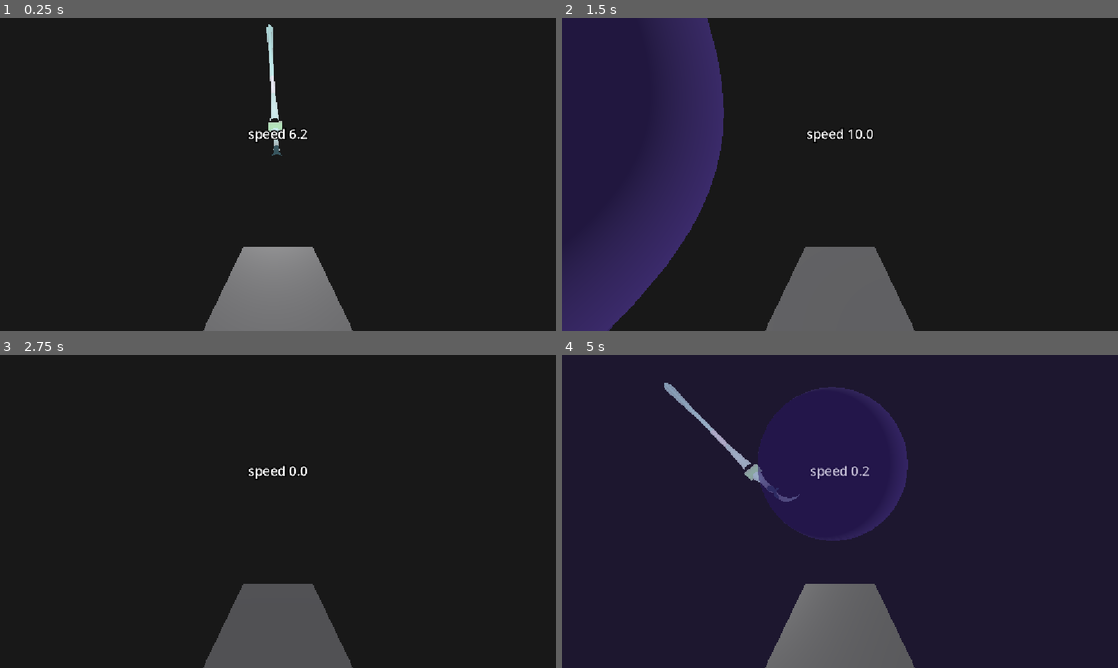
Above: before the commit, frames 1-4 (two rows, left to right).
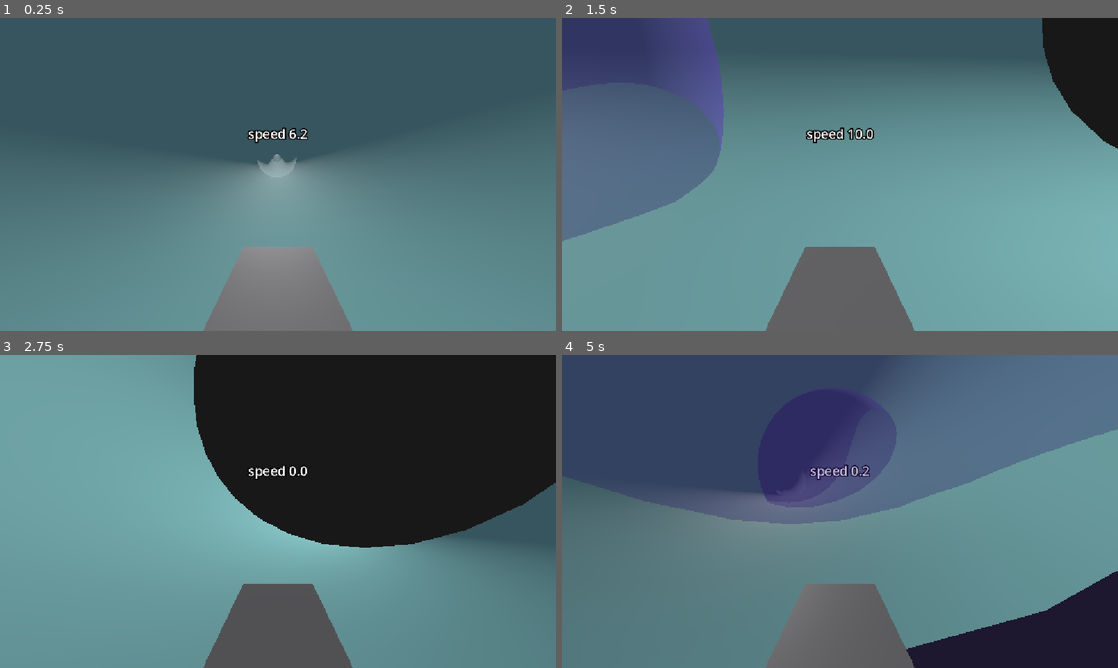
Above: after the commit, the same moments.

Repository: eternaldensity/pipe-survivor
Game: Godot game, scene res://main.tscn
The game is run twice, just before and just after one commit, with the same random seed, the same clock (stepped at 60 frames per second) and the same inputs.
Inputs:
- Up to frame 1 (0.25 s): no input
- Up to frame 2 (1.5 s): tap Enter (ui_accept) at 0.5, 0.77 s; hold Right (ui_right) 0.53-1.28 s; hold 1 0.53-1.28 s; hold Down (ui_down) from 1.28 s (still down); tap 2 at 1.35 s
- Up to frame 3 (2.75 s): tap Enter (ui_accept) at 1.52 s; release Down (ui_down) at 2.03 s; hold Right (ui_right) from 2.03 s (still down); hold 3 from 2.03 s (still down)
- Up to frame 4 (5 s): release Right (ui_right) at 2.78 s; release 3 at 2.78 s; hold Up (ui_up) 2.78-3.53 s; tap 1 at 2.85 s; tap Enter (ui_accept) at 3.02, 3.77, 4.52 s; hold 2 3.53-4.28 s; hold Left (ui_left) from 3.53 s (still down); tap 3 at 4.35 s

The runs differ from the first frame. In frame 1, 94% of the frame differs, in the area x 0-100%, y 0-100%; in frame 2, 90%; in frame 3, 60%; in frame 4, 85%.

Commit message:
Fix half-lit: flip winding + back-face culling for correct interior lighting

Diff:
--- a/bend_pipe_section.gd
+++ b/bend_pipe_section.gd
@@ -112,8 +112,9 @@
 			var c := (i + 1) * (ring_steps + 1) + j + 1
 			var d := i       * (ring_steps + 1) + j + 1
 
-			# Winding order: inward-facing normals need CW winding
-			indices.append_array([a, b, c, a, c, d])
+			# Winding order: flipped so the inside surface is the front face
+			# (matches inward normals with CULL_BACK).
+			indices.append_array([a, c, b, a, d, c])
 
 	var arrays := []
 	arrays.resize(Mesh.ARRAY_MAX)
--- a/rest_zone.gd
+++ b/rest_zone.gd
@@ -16,7 +16,7 @@
 	if mesh_instance:
 		var mat := StandardMaterial3D.new()
 		mat.albedo_color = Color(0.3, 0.8, 0.4)
-		mat.cull_mode = BaseMaterial3D.CULL_DISABLED
+		mat.cull_mode = BaseMaterial3D.CULL_BACK
 		mesh_instance.material_override = mat
 
 	# Area3D trigger for UI detection.
--- a/straight_pipe_section.gd
+++ b/straight_pipe_section.gd
@@ -30,13 +30,23 @@
 	for i in range(normals.size()):
 		normals[i] = -normals[i]
 	arrays[Mesh.ARRAY_NORMAL] = normals
+
+	# Flip winding order so the inside surface becomes the front face.
+	# Without this, CULL_BACK would cull the inside (back face) and show
+	# nothing, because the original CylinderMesh winding marks the outside
+	# as the front face.
+	var idx := arrays[Mesh.ARRAY_INDEX] as PackedInt32Array
+	for i in range(0, idx.size(), 3):
+		var tmp := idx[i + 1]
+		idx[i + 1] = idx[i + 2]
+		idx[i + 2] = tmp
+	arrays[Mesh.ARRAY_INDEX] = idx
+
 	var am := ArrayMesh.new()
 	am.add_surface_from_arrays(Mesh.PRIMITIVE_TRIANGLES, arrays)
 	mesh_instance.mesh = am
 
-	# Use back-face culling so only the inside (inward normals) renders.
-	# This prevents the outside faces from showing through and causing
-	# the half-lit effect.
+	# Back-face culling: only the inside (now front face) renders.
 	var mat := StandardMaterial3D.new()
 	mat.albedo_color = Color(0.6462178, 0.9540631, 0.9395212, 1)
 	mat.cull_mode = BaseMaterial3D.CULL_BACK
